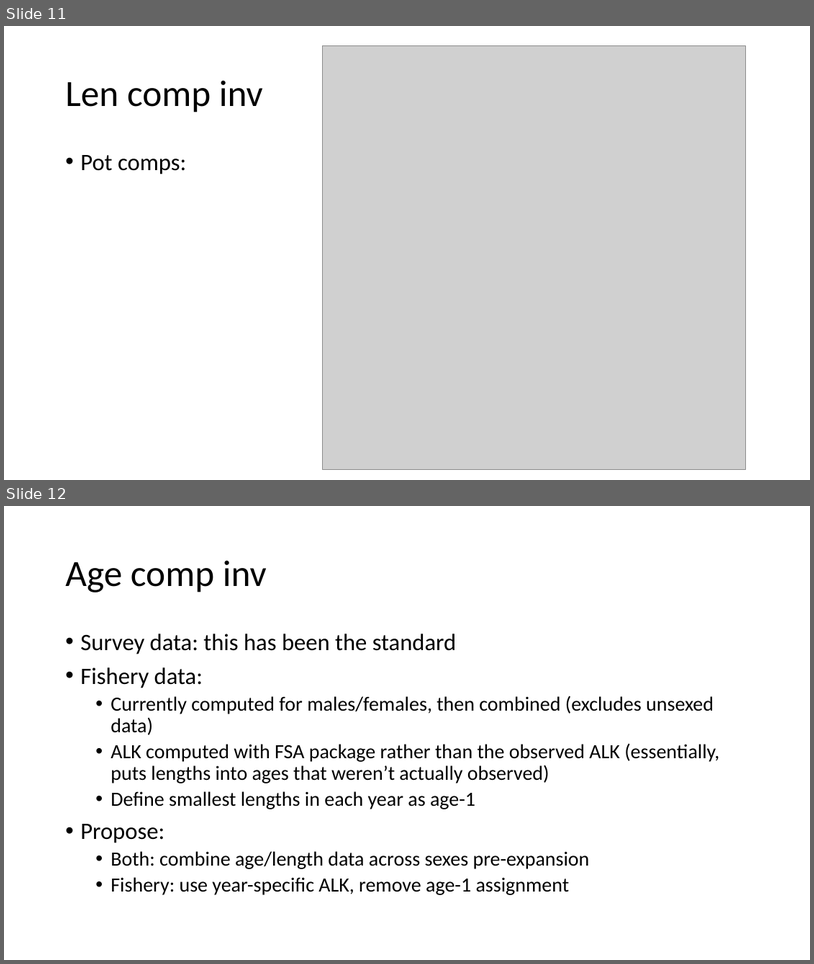
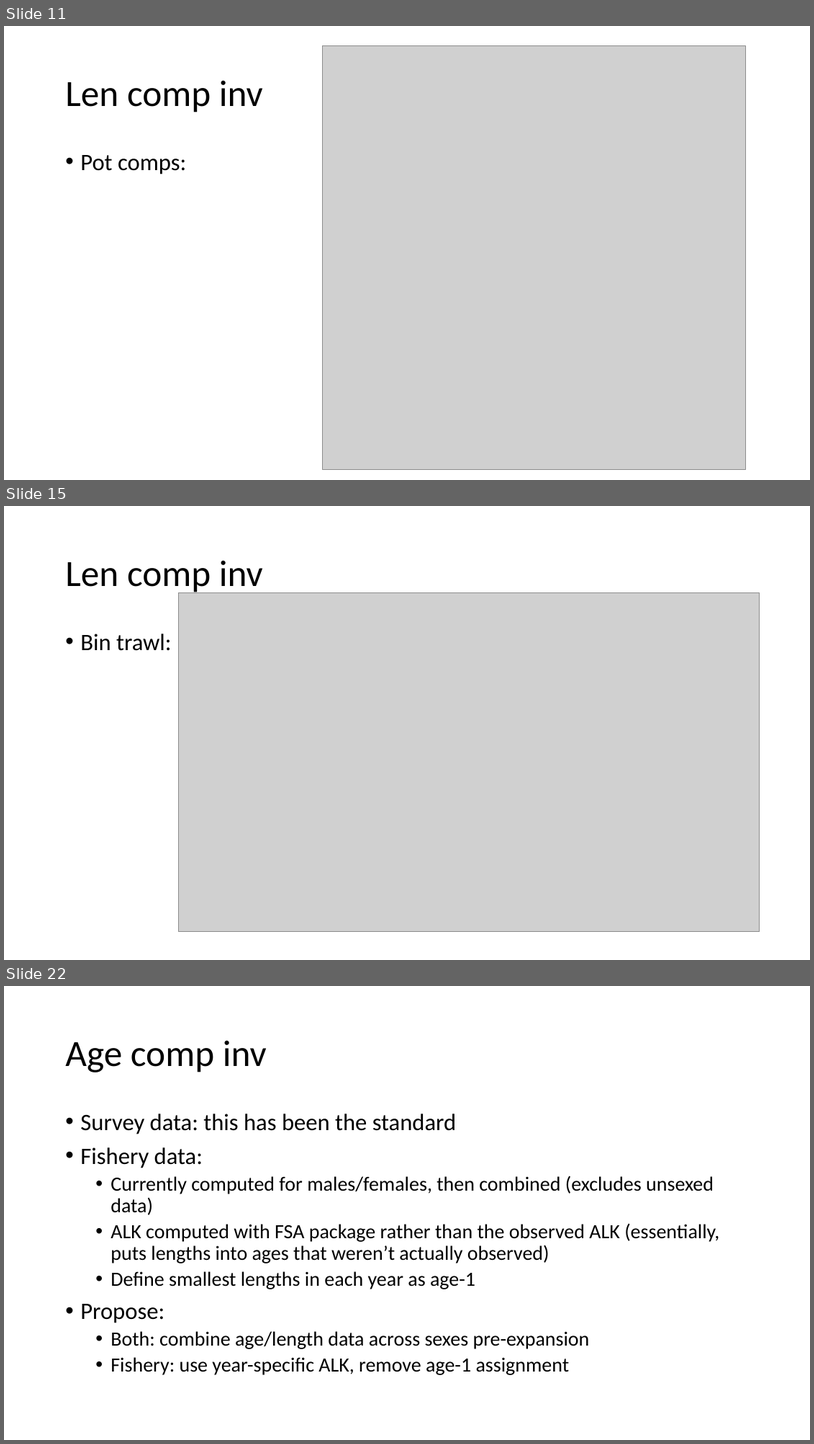
Before and after one commit to pete-hulson/goa_pcod, a slide deck: 2024/presentation/sept_pt/sept_pt_notes.pptx. Shown one above the other, each under a label of ours: slides 11 and 12 before the commit, slides 11, 15 and 22 after it; the slides between them are not shown. The pictures are 814x964 and 814x1444 pixels, drawn with LibreOffice and Linux fonts; fonts in the diff are those of the drawing; grey boxes stand for pictures. Boxes give left, top, right and bottom in pixels: in the first picture for what was removed or moved away, otherwise in the second. Text is boxed around its words. In the diff, an @@ line names an element or a change of style, - is before the commit and + after.

```diff
--- a/2024/presentation/sept_pt/sept_pt_notes.pptx
+++ b/2024/presentation/sept_pt/sept_pt_notes.pptx
@@ slide 15 added at [4, 506, 810, 960], background #FFFFFF @@
@@ title added at [65, 560, 263, 595], 44 pt, text #000000 @@
+Len comp inv
@@ picture added at [179, 592, 759, 932] @@
@@ text added at [80, 633, 172, 651], 28 pt, text #000000 @@
+• Bin trawl:
@@ what was slide 12 is now slide 22 @@
```
Also in this commit, not shown: 9 other slides added, 3 other files.
